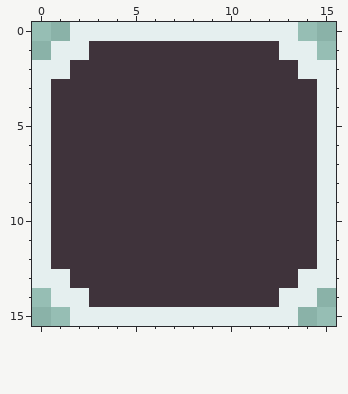
File history of a pixel-art file, Assets/Sprites/UI/Slot.aseprite. The picture above was drawn from the file before the commit.
16x16 pixels, 1 frame.
After the commit:
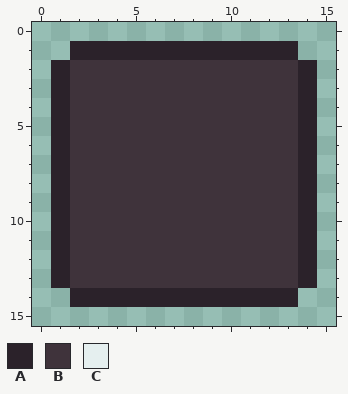
Palette (. is transparent): A #2b222a  B #3f333b  C #e5efef
Difference:
layer "Slot Selected" now hidden
@@ x 0..15 @@
- 0 ..CCCCCCCCCCCC..
- 1 .CCBBBBBBBBBBCC.
- 2 CCBBBBBBBBBBBBCC
- 3 CBBBBBBBBBBBBBBC
- 4 CBBBBBBBBBBBBBBC
- 5 CBBBBBBBBBBBBBBC
- 6 CBBBBBBBBBBBBBBC
- 7 CBBBBBBBBBBBBBBC
- 8 CBBBBBBBBBBBBBBC
- 9 CBBBBBBBBBBBBBBC
-10 CBBBBBBBBBBBBBBC
-11 CBBBBBBBBBBBBBBC
-12 CBBBBBBBBBBBBBBC
-13 CCBBBBBBBBBBBBCC
-14 .CCBBBBBBBBBBCC.
-15 ..CCCCCCCCCCCC..
+ 0 ................
+ 1 ..AAAAAAAAAAAA..
+ 2 .ABBBBBBBBBBBBA.
+ 3 .ABBBBBBBBBBBBA.
+ 4 .ABBBBBBBBBBBBA.
+ 5 .ABBBBBBBBBBBBA.
+ 6 .ABBBBBBBBBBBBA.
+ 7 .ABBBBBBBBBBBBA.
+ 8 .ABBBBBBBBBBBBA.
+ 9 .ABBBBBBBBBBBBA.
+10 .ABBBBBBBBBBBBA.
+11 .ABBBBBBBBBBBBA.
+12 .ABBBBBBBBBBBBA.
+13 .ABBBBBBBBBBBBA.
+14 ..AAAAAAAAAAAA..
+15 ................
Changed places in both pictures, as pixel boxes (x1, y1, x2, y2):
changed: (32, 22, 336, 326)
